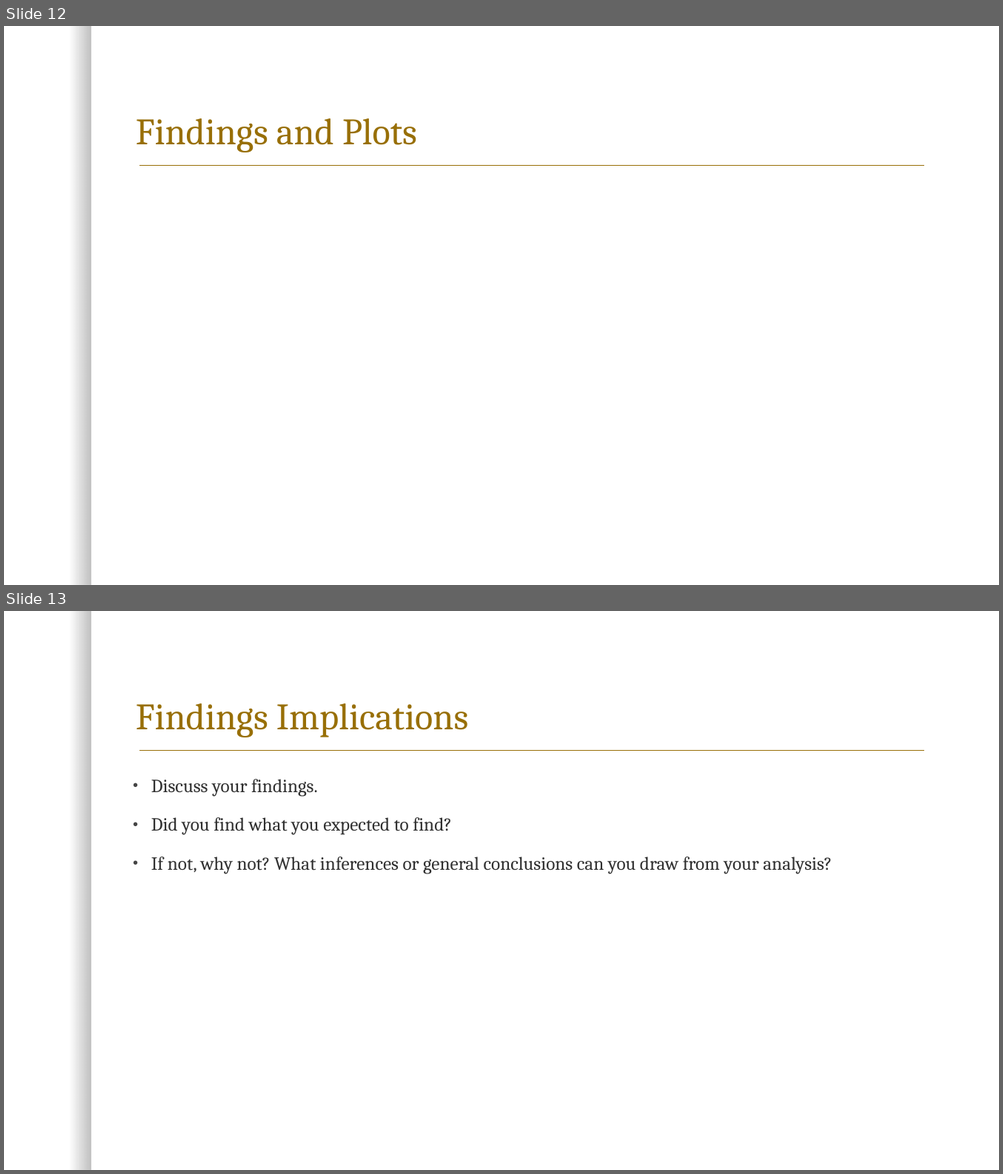
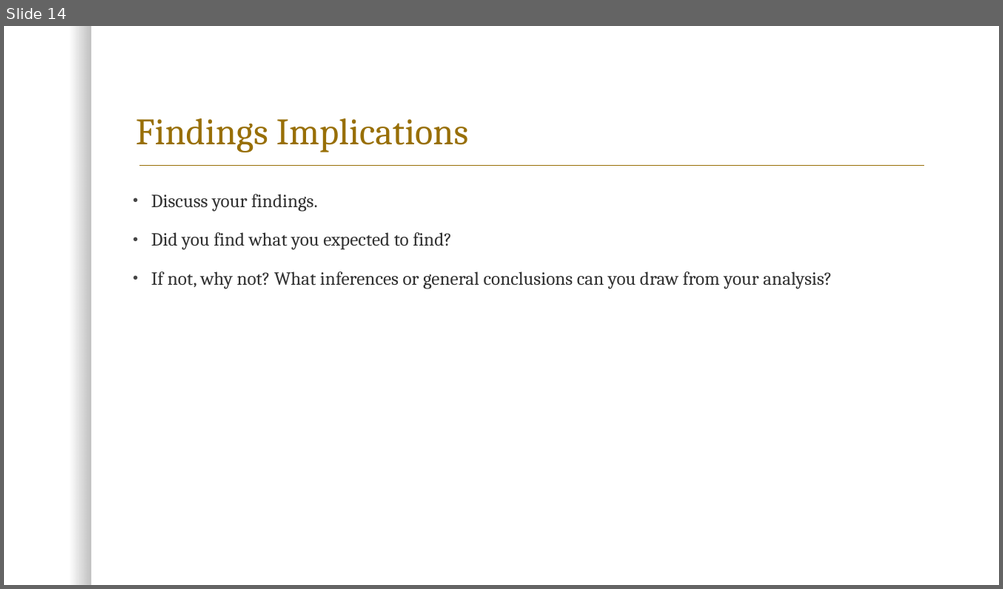
Before and after one commit to kk-deng/CanadaEnergyIE, a slide deck: Project 1.pptx. Shown one above the other, each under a label of ours: slides 12 and 13 before the commit, slide 14 after it. The pictures are 1003x1174 and 1003x589 pixels, drawn with LibreOffice and Linux fonts; fonts in the diff are those of the drawing; background and template pictures are left out. Boxes give left, top, right and bottom in pixels: in the first picture for what was removed or moved away, otherwise in the second. Text is boxed around its words. In the diff, an @@ line names an element or a change of style, - is before the commit and + after.

```diff
--- a/Project 1.pptx
+++ b/Project 1.pptx
@@ slide 12 removed at bbox=[4, 26, 999, 585], background #FFFFFF; not listed: 2 template elements that a slide beside it also shows @@
@@ title removed at bbox=[136, 118, 417, 153] @@
-Findings and Plots
@@ what was slide 13 is now slide 14 @@
```
Also in this commit, not shown: 2 slides changed, 3 slides added, 1 other slide removed, 1 other file.
